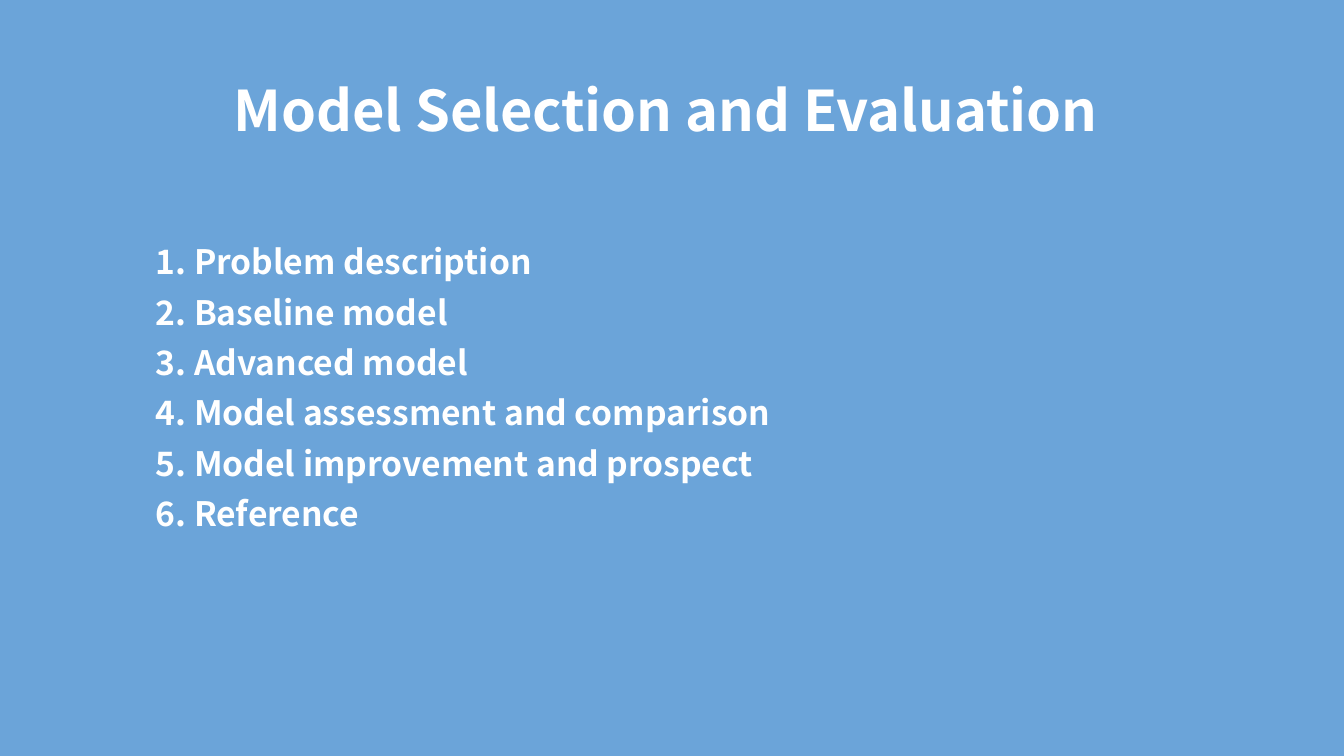
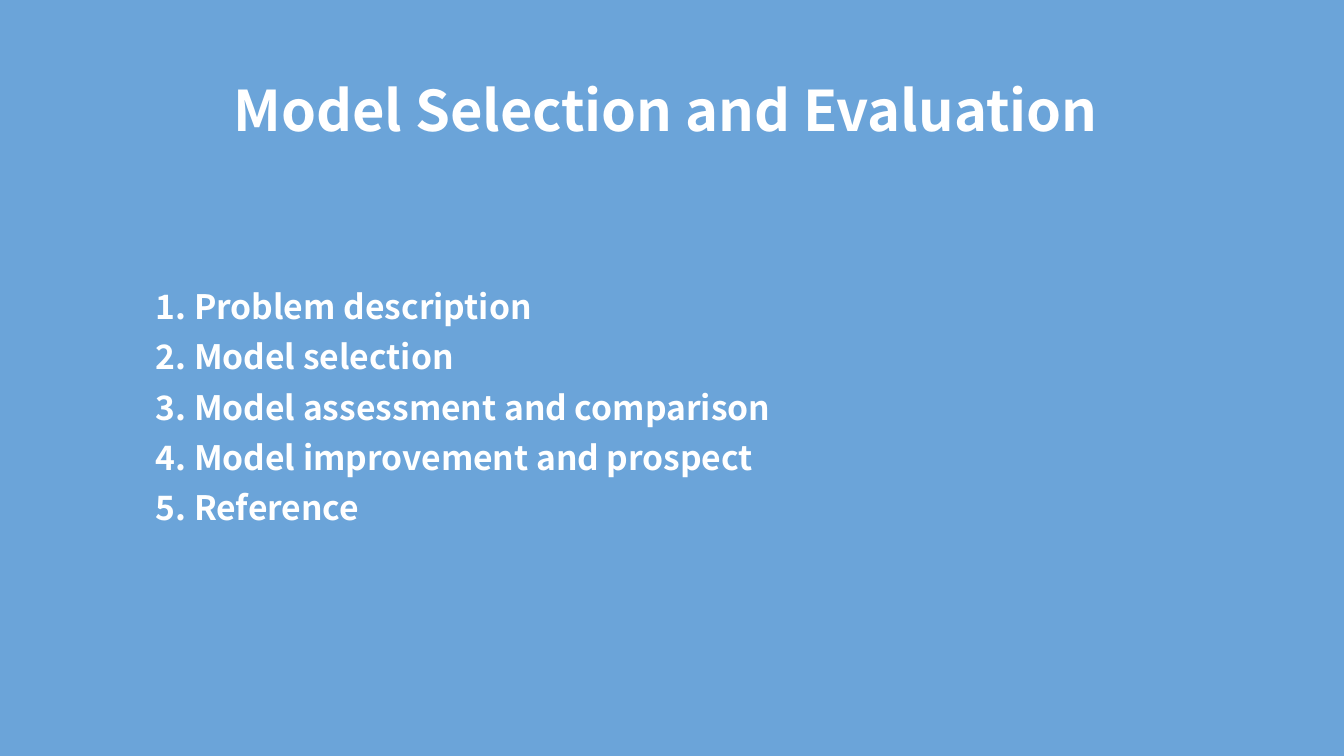
Before and after one commit to TZstatsADS/Spring2018-Project3-Group4, a slide deck: slide 2 of doc/model selection and evaluation.pptx. Drawn at 1344x756 pixels with LibreOffice and Linux fonts; fonts in the diff are those of the drawing. Boxes give left, top, right and bottom in pixels: in the first picture for what was removed or moved away, otherwise in the second. Text is boxed around its words. In the diff, an @@ line names an element or a change of style, - is before the commit and + after.

```diff
--- a/doc/model selection and evaluation.pptx
+++ b/doc/model selection and evaluation.pptx
@@ text "1. Problem description": place and size @@
-text "1. Problem description" at box(156, 247, 770, 527)
+text "1. Problem description" at box(156, 292, 770, 521)
@@ text at box(156, 342, 770, 521): text changed @@
-2. Baseline model
-3. Advanced model
-4. Model assessment and comparison
-5. Model improvement and prospect
-6. Reference
+2. Model selection
+3. Model assessment and comparison
+4. Model improvement and prospect
+5. Reference
```
Also in this commit, not shown: 12 other slides changed.
